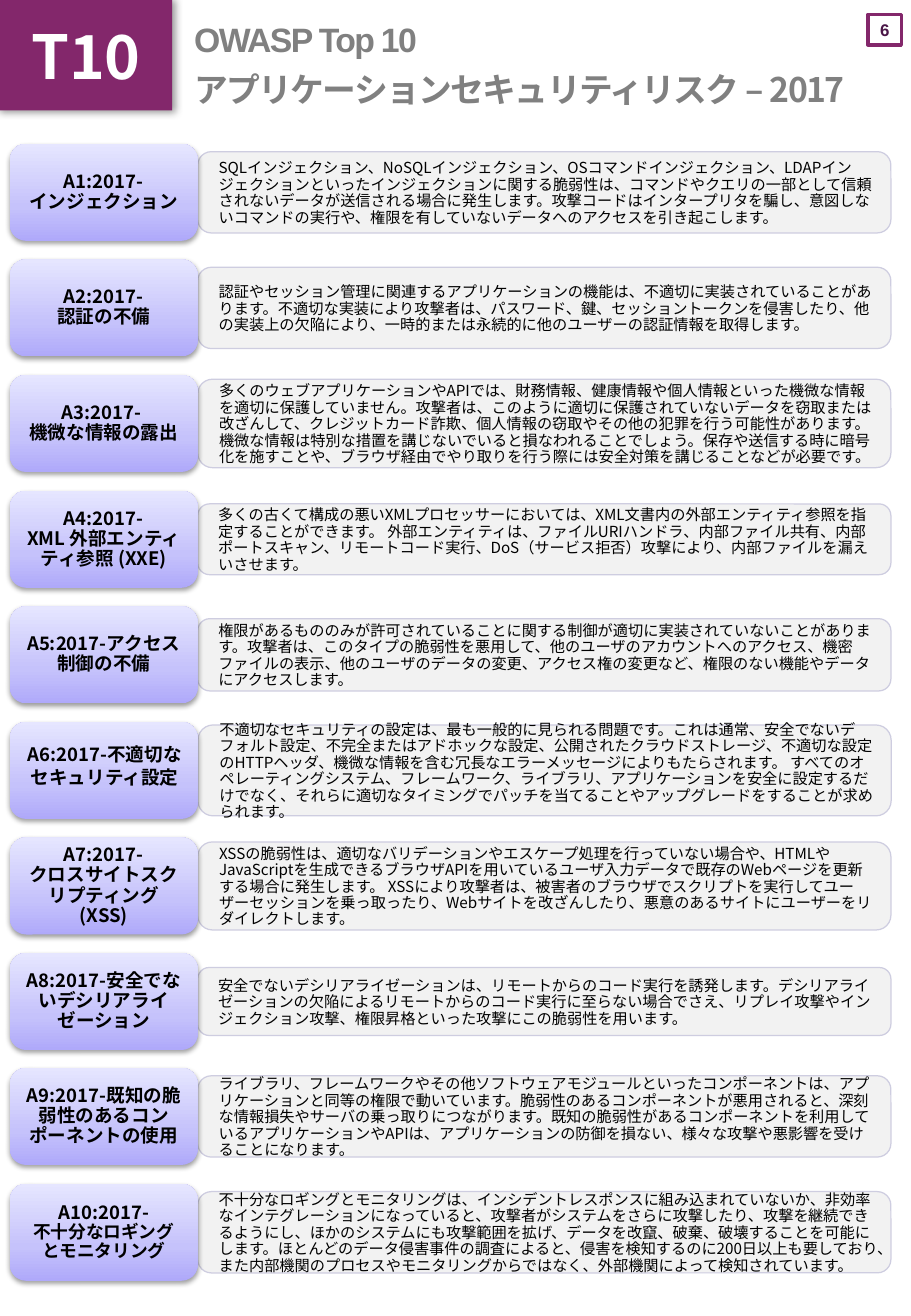
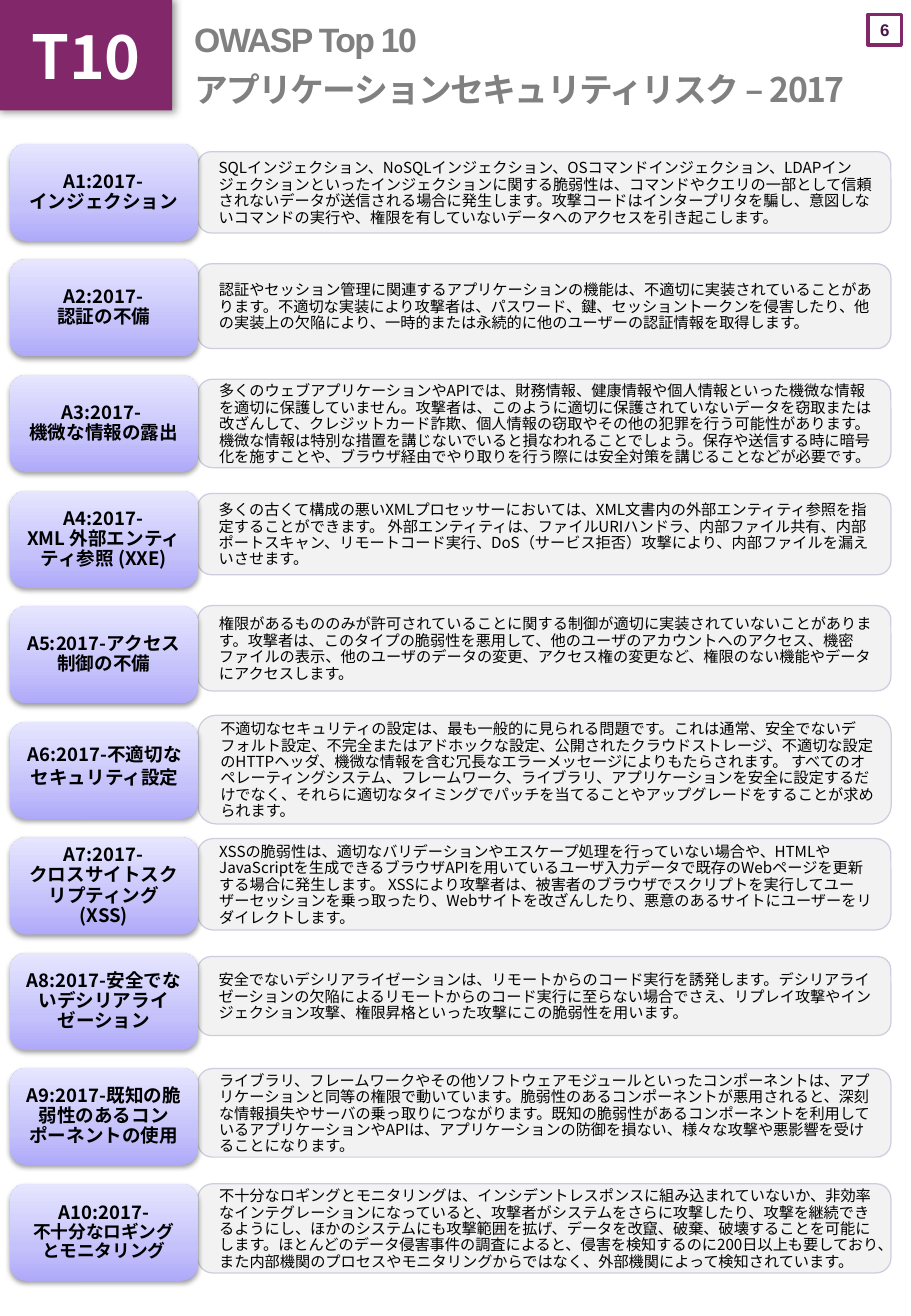
Before and after one commit to OWASP/Top10, a slide deck: slide 7 of 2017/ja/OWASP Top 10-2017(ja).pptx. Drawn at 911x1316 pixels with LibreOffice and Linux fonts; fonts in the diff are those of the drawing. Boxes give left, top, right and bottom in pixels: in the first picture for what was removed or moved away, otherwise in the second. Text is boxed around its words. In the diff, an @@ line names an element or a change of style, - is before the commit and + after.

```diff
--- a/2017/ja/OWASP Top 10-2017(ja).pptx
+++ b/2017/ja/OWASP Top 10-2017(ja).pptx
@@ rounded rectangle "多くの古くて構成の悪いXMLプロセッサーにおいては、XML文書内の外部エンティティ参照を指定することができます。 外部エ ...": place and size @@
-rounded rectangle "多くの古くて構成の悪いXMLプロセッサーにおいては、XML文書内の外部エンティティ参照を指定することができます。 外部エ ..." at box(198, 504, 892, 575)
+rounded rectangle "多くの古くて構成の悪いXMLプロセッサーにおいては、XML文書内の外部エンティティ参照を指定することができます。 外部エ ..." at box(198, 493, 892, 575)
@@ rounded rectangle "権限があるもののみが許可されていることに関する制御が適切に実装されていないことがあります。攻撃者は、このタイプの脆弱性を ...": place and size @@
-rounded rectangle "権限があるもののみが許可されていることに関する制御が適切に実装されていないことがあります。攻撃者は、このタイプの脆弱性を ..." at box(198, 618, 892, 690)
+rounded rectangle "権限があるもののみが許可されていることに関する制御が適切に実装されていないことがあります。攻撃者は、このタイプの脆弱性を ..." at box(198, 606, 892, 691)
@@ rounded rectangle "不適切なセキュリティの設定は、最も一般的に見られる問題です。これは通常、安全でないデフォルト設定、不完全またはアドホック ...": place and size @@
-rounded rectangle "不適切なセキュリティの設定は、最も一般的に見られる問題です。これは通常、安全でないデフォルト設定、不完全またはアドホック ..." at box(198, 725, 892, 816)
+rounded rectangle "不適切なセキュリティの設定は、最も一般的に見られる問題です。これは通常、安全でないデフォルト設定、不完全またはアドホック ..." at box(198, 715, 892, 824)
@@ rounded rectangle "XSSの脆弱性は、適切なバリデーションやエスケープ処理を行っていない場合や、HTMLやJavaScriptを生成できるブ ...": place and size @@
-rounded rectangle "XSSの脆弱性は、適切なバリデーションやエスケープ処理を行っていない場合や、HTMLやJavaScriptを生成できるブ ..." at box(198, 842, 892, 929)
+rounded rectangle "XSSの脆弱性は、適切なバリデーションやエスケープ処理を行っていない場合や、HTMLやJavaScriptを生成できるブ ..." at box(198, 838, 892, 929)
@@ rounded rectangle "安全でないデシリアライゼーションは、リモートからのコード実行を誘発します。デシリアライゼーションの欠陥によるリモートから ...": place and size @@
-rounded rectangle "安全でないデシリアライゼーションは、リモートからのコード実行を誘発します。デシリアライゼーションの欠陥によるリモートから ..." at box(198, 968, 892, 1036)
+rounded rectangle "安全でないデシリアライゼーションは、リモートからのコード実行を誘発します。デシリアライゼーションの欠陥によるリモートから ..." at box(198, 957, 892, 1036)
@@ rounded rectangle "ライブラリ、フレームワークやその他ソフトウェアモジュールといったコンポーネントは、アプリケーションと同等の権限で動いてい ...": place and size @@
-rounded rectangle "ライブラリ、フレームワークやその他ソフトウェアモジュールといったコンポーネントは、アプリケーションと同等の権限で動いてい ..." at box(198, 1076, 892, 1158)
+rounded rectangle "ライブラリ、フレームワークやその他ソフトウェアモジュールといったコンポーネントは、アプリケーションと同等の権限で動いてい ..." at box(198, 1069, 892, 1158)
@@ rounded rectangle "不十分なロギングとモニタリングは、インシデントレスポンスに組み込まれていないか、非効率なインテグレーションになっていると ...": place and size @@
-rounded rectangle "不十分なロギングとモニタリングは、インシデントレスポンスに組み込まれていないか、非効率なインテグレーションになっていると ..." at box(198, 1192, 892, 1273)
+rounded rectangle "不十分なロギングとモニタリングは、インシデントレスポンスに組み込まれていないか、非効率なインテグレーションになっていると ..." at box(198, 1183, 892, 1272)
```
Also in this commit, not shown: 18 other slides changed, 1 other file.
